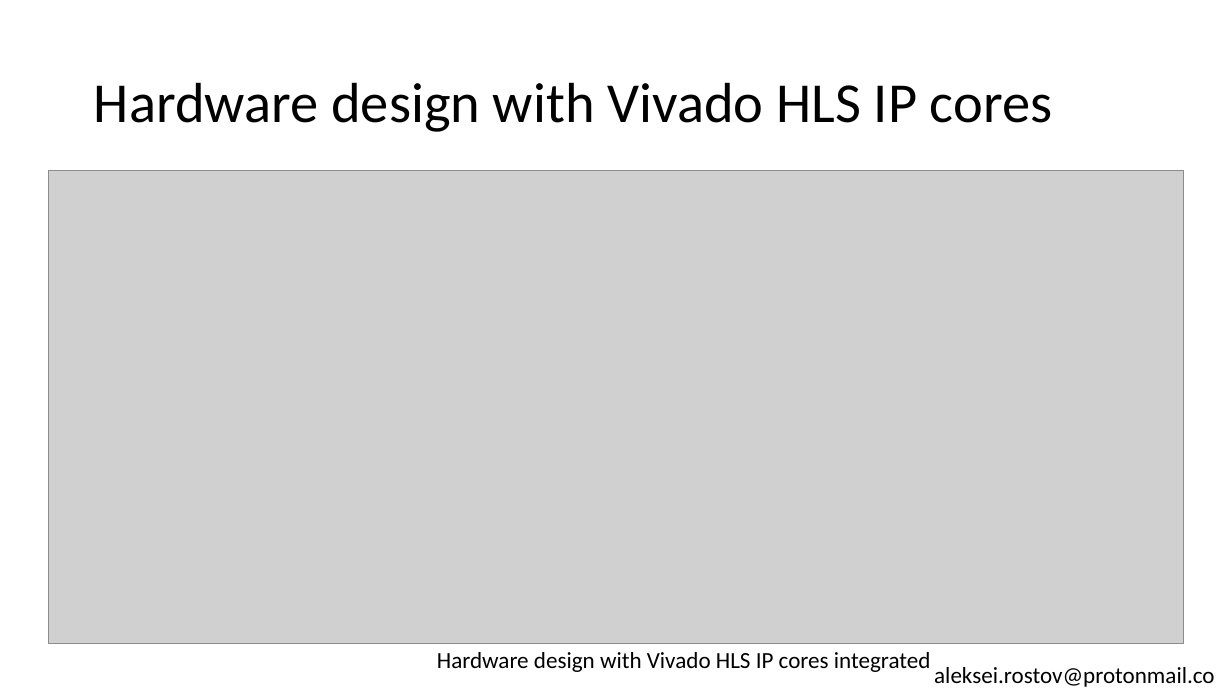
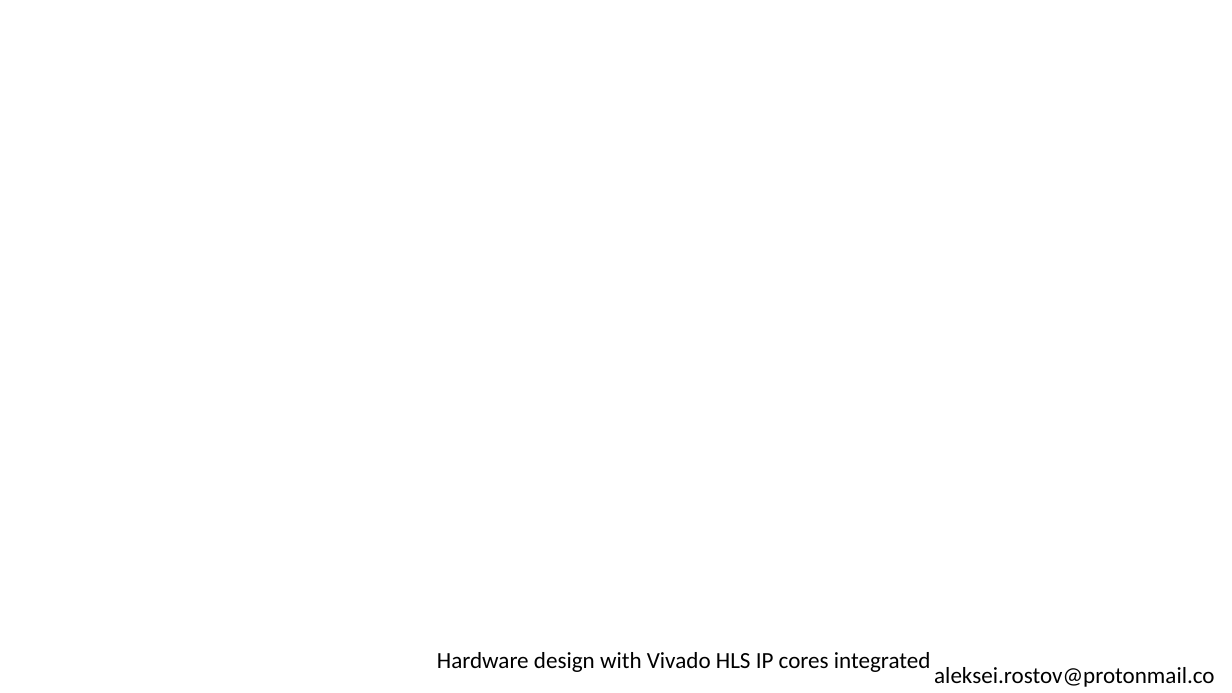
Before and after one commit to farbius/kb_radar_course, a slide deck: slide 4 of lesson_9/presentation/zynq_system_0v.pptx. Drawn at 1232x693 pixels with LibreOffice and Linux fonts; fonts in the diff are those of the drawing; grey boxes stand for pictures. Boxes give left, top, right and bottom in pixels: in the first picture for what was removed or moved away, otherwise in the second. Text is boxed around its words. In the diff, an @@ line names an element or a change of style, - is before the commit and + after.

```diff
--- a/lesson_9/presentation/zynq_system_0v.pptx
+++ b/lesson_9/presentation/zynq_system_0v.pptx
@@ title removed at box(94, 82, 1052, 132) @@
-Hardware design with Vivado HLS IP cores
@@ picture removed at box(49, 171, 1184, 644) @@
```
Also in this commit, not shown: 1 other slide changed, 2 slides added, 2 slides removed, 1 other file.
